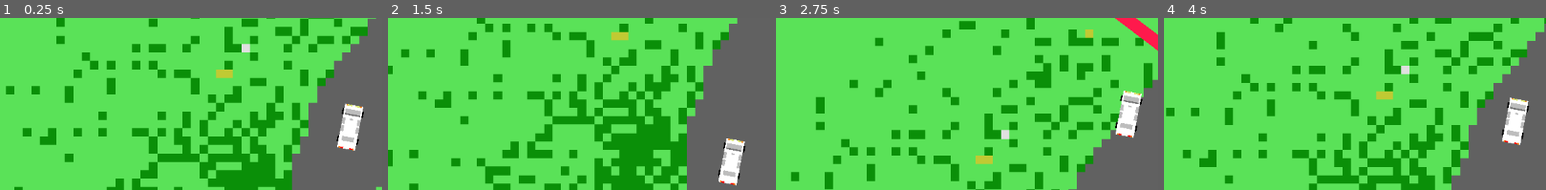
Above: before the commit, frames 1-4 (left to right).
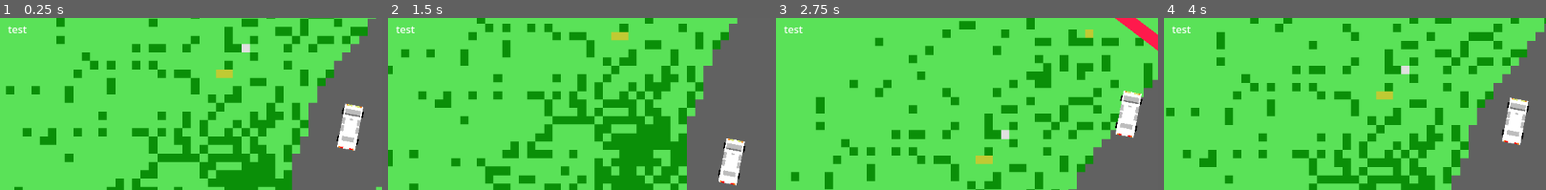
Above: after the commit, the same moments.

Repository: joyel24/TopDownCar
Game: Godot game, scene res://world.tscn
Two runs of this game, one before a commit and one after it. Both use one fixed random seed, a clock stepped at 60 frames per second and the inputs below. The engine's default icon, where the game draws it, is replaced by a stand-in: a white triangle on a blue panel in a dark square.
Inputs (mouse positions are % of the whole screen's width and height, from its top left):
- Up to frame 1 (0.25 s): no input
- Up to frame 2 (1.5 s): tap Enter (ui_accept) at 0.5, 0.77 s; move the mouse to (72, 45) at 0.52 s; hold Right (ui_right) from 0.53 s (still down); click (72, 45) at 0.67 s; move the mouse to (30, 55) at 1.27 s
- Up to frame 3 (2.75 s): tap Enter (ui_accept) at 1.52 s; move the mouse to (60, 28) at 2.02 s; release Right (ui_right) at 2.03 s; hold Left (ui_left) from 2.03 s (still down)
- Up to frame 4 (4 s): move the mouse to (45, 70) at 2.77 s; release Left (ui_left) at 2.78 s; hold Right (ui_right) from 2.78 s (still down); click (45, 70) at 2.92 s; tap Enter (ui_accept) at 3.02, 3.77 s; move the mouse to (80, 65) at 3.52 s
The pictures show only the part of the screen within x 5-55%, y 8-58%; the shares and areas given below are measured in that part.

The runs differ from the first frame. In frame 1, 0.1% of the frame differs, in the area x 2-7%, y 4-9%; in frame 2, 0.1%; in frame 3, 0.1%; in frame 4, 0.1%.

Commit message:
add label for future score

Diff:
--- a/world.tscn
+++ b/world.tscn
@@ -94,6 +94,13 @@
 scale = Vector2(8.71875, 8.40625)
 texture_normal = ExtResource("5_7tccj")
 
+[node name="Label" type="Label" parent="WhiteCar/CanvasLayer"]
+offset_left = 74.0
+offset_top = 51.0
+offset_right = 374.0
+offset_bottom = 158.0
+text = "test"
+
 [connection signal="pressed" from="WhiteCar/CanvasLayer/TouchScreenButton" to="." method="_on_touch_screen_button_pressed"]
 [connection signal="released" from="WhiteCar/CanvasLayer/TouchScreenButton" to="." method="_on_touch_screen_button_released"]
 [connection signal="pressed" from="WhiteCar/CanvasLayer/TouchScreenButton2" to="." method="_on_touch_screen_button_2_pressed"]
